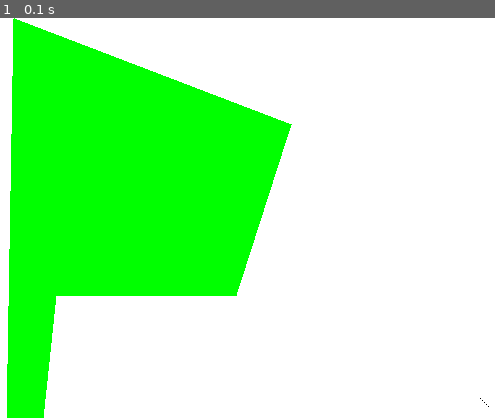
Above: before the commit, frame 1.
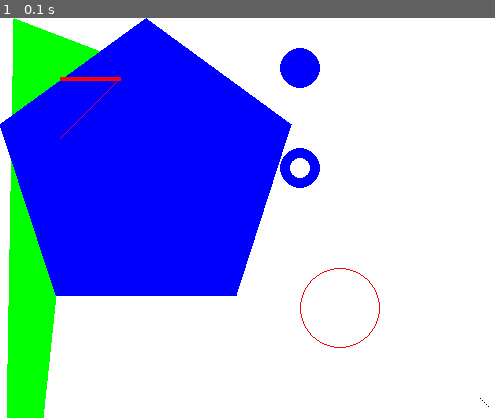
Above: after the commit, the same moment.

Repository: mikemike112-1/cn
Game: pygame game, started from Activity 2/main.py
The game is run twice, just before and just after one commit, with the same random seed, the same clock (stepped at 60 frames per second) and the same inputs.
Inputs:
- Up to frame 1 (0.1 s): no input

The runs differ from the first frame. In frame 1, 30% of the frame differs, in the area x 0-77%, y 0-83%.

Commit message:
activity 3 done

Diff:
--- a/Activity 2/main.py
+++ b/Activity 2/main.py
@@ -2,12 +2,26 @@
 #they choose the color of the shape and then they choose the shape
 #do that directly after and it can be 2 separate games so they
 #feel the accomplishment
-import pygame, sys
+
+# this game is going to be a 2 part thing.
+# first they create the game based on the steps and then
+# they remix it based on what they learn and do their own
+# thing
+
+# so actually have this be the second part of part 1 so that they
+# can test while they are creating the shapes. show them where the
+# code goes then have them put it there
+
+#import statements
+import pygame
+import sys
 from pygame.locals import *
 
+# this will initialize your pygame functions and code
+# pieces and assets you will use in your program
 pygame.init()
 
-# set up the window
+# creating your window
 DISPLAYSURF = pygame.display.set_mode((500, 400), 0, 32)
 pygame.display.set_caption('Drawing')
 
@@ -19,16 +33,71 @@
 GREEN = (  0, 255,   0)
 BLUE = (  0,   0, 255)
 
-# draw on the surface object
+# here we can modify DISPLAYSURF to have a different background
+# color
+# You can try colors like:
+# RED, ORANGE, YELLOW, GREEN, BLUE, PURPLE
 DISPLAYSURF.fill(WHITE)
+
+# now you are going to draw different shapes on the screen
+# the first one we will draw is a "polygon"
+# to do so, follow thses steps
+# step 1:
+# pygame.draw
+# this tells pygame that we want access to the draw library
+# step 2:
+# pygame.draw.polygon()
+# this tells pygame that we want to draw a polygon
+# "polygon" simply refers to a shape with many sides
+# step 3:
+# pygame.draw.polygon(DISPLAYSURF)
+# DISPLAYSURF is here because it is telling the program where we
+# want the shape to be drawn on top of
+# step 4:
+# add in the color as the next parameter
+# pygame.draw.polygon(DISPLAYSURF, GREEN)
+# step 5:
+# add in your first point here. you need at least 3 points in
+# order to form the most basic shape, a triangle
+pygame.draw.polygon(DISPLAYSURF, GREEN, ((14, 0), (291, 106), (236, 277)))
+
+#now we can create a polygon with 4 points
+pygame.draw.polygon(DISPLAYSURF, GREEN, ((14, 0), (291, 106), (236, 277), (56, 277)))
+
+# and then 5 points
 pygame.draw.polygon(DISPLAYSURF, GREEN, ((14, 0), (291, 106), (236, 277), (56, 277), (0, 806)))
 
-#pygame.draw.polygon(DISPLAYSURF, GREEN, ((146, 0), (291, 106), (236, 277), (56, 277), (0, 106)))
-# pygame.draw.line(DISPLAYSURF, BLUE, (60, 60), (120, 60), 4)
-# pygame.draw.line(DISPLAYSURF, BLUE, (120, 60), (60, 120))
-# pygame.draw.line(DISPLAYSURF, BLUE, (60, 120), (120, 120), 4)
-# pygame.draw.circle(DISPLAYSURF, BLUE, (300, 50), 20, 0)
-# pygame.draw.ellipse(DISPLAYSURF, RED, (300, 250, 40, 80), 1)
+# practice by drawing this one as well, with a different color
+pygame.draw.polygon(DISPLAYSURF, BLUE, ((146, 0), (291, 106), (236, 277), (56, 277), (0, 106)))
+
+# now you will draw a line
+# it is very similar to the polygon with just a few differences
+# instead of using ".polygon", you will use ".line"
+# instead of having unlimited points, like a polygon
+# this one can only have 2 points because lines only have 2 points
+# the start and the end
+# the last number "4" is the width of the line and you can change to whatever you want
+pygame.draw.line(DISPLAYSURF, RED, (60, 60), (120, 60), 4)
+
+# practice by drawing another line
+# this time this one does not have a number at the end, it will default to having a width of 1
+pygame.draw.line(DISPLAYSURF, RED, (120, 60), (60, 120))
+
+# now we are going to make a circle
+# this one has one coordinate which is showing where the circle will go
+# the number "20" is showing what the size of the circle should be
+# the number 0 is a placeholder that will allow you make a hole in your circle later
+pygame.draw.circle(DISPLAYSURF, BLUE, (300, 50), 20, 0)
+
+# let's make another circle, this one with a hole in the middle
+pygame.draw.circle(DISPLAYSURF, BLUE, (300, 150), 20, 10)
+
+# now let's draw an ellipse
+# an ellipse is basically like an oval
+# notice how it takes 4 numbers instead of 2 for the coordinates
+pygame.draw.ellipse(DISPLAYSURF, RED, (300, 250, 80, 80), 1)
+
+
 # pygame.draw.rect(DISPLAYSURF, RED, (200, 150, 100, 50))
 pixObj = pygame.PixelArray(DISPLAYSURF)
 pixObj[480][380] = BLACK
--- a/Activity 3/main.py
+++ b/Activity 3/main.py
@@ -1,3 +1,18 @@
+# activity 3
+# learning objectives:
+#   - import
+#   - pygame
+#   - sys
+#   - pygame.locals
+#   - import *
+#   - whileTrue
+#   - indentation
+#   - if
+#   - loading in images
+#   - animation
+#   - fps
+#   - updating the display
+
 import pygame, sys
 from pygame.locals import *
 pygame.init()
@@ -5,15 +20,24 @@
 fpsClock = pygame.time.Clock()
 # set up the window
 DISPLAYSURF = pygame.display.set_mode((400, 300), 0, 32)
+# text that shows up at the top when the game begins
 pygame.display.set_caption('Animation')
 WHITE = (255, 255, 255)
+# loading in the image that we imported in
+### MAKE SURE YOU CHANGE THE FILE NAME TO THE NAME OF YOUR IMAGE!!
 catImg = pygame.image.load('cat.png')
+# setting up variables that will be used to set the coordinates of the image
 catx = 10
 caty = 10
+# the "direction" variable will be used to change the direction our image moves in
 direction = 'right'
 
 while True: # the main game loop
+    # makes the background color to white
     DISPLAYSURF.fill(WHITE)
+    # conditional statements that check what the current direction is
+    # the goal of the game is to make our image float around in a square like pattern
+    # so, once our image "hits" a certain corner, we change the direction to the next movement
     if direction == 'right':
         catx += 5
         if catx == 280:
@@ -30,10 +54,21 @@
         caty -= 5
         if caty == 10:
             direction = 'right'
+    # the blit functon allows our image to show up on our gui(graphical user interface)
+    # we first pass in the image & then the x and y coordinates
     DISPLAYSURF.blit(catImg, (catx, caty))
+    # this for loop is used to check what the current event is
+    # once the user quits out of the gui, it allows the gui to exit and close nicely
     for event in pygame.event.get():
         if event.type == QUIT:
             pygame.quit()
             sys.exit()
+    # the update() function is used to update the gui
     pygame.display.update()
+    # FPS: frames per second
+    # fps can be used to set up how many frames the user will see
+    # the higher amount of frames => the screen will be updated more frequently
+    # the lower amount of frames => can lead to the user missing out on certain frames / actions
+    # for example when playing games, you want a higher fps, that way the user is able to see the actions
+    # faster and more frequently
     fpsClock.tick(FPS)
--- /dev/null
+++ b/Activity 3/sensei.py
@@ -0,0 +1,38 @@
+import pygame, sys
+from pygame.locals import *
+pygame.init()
+FPS = 30
+fpsClock = pygame.time.Clock()
+DISPLAYSURF = pygame.display.set_mode((800, 800), 0, 32)
+pygame.display.set_caption('Animation')
+WHITE = (255, 255, 255)
+catImg = pygame.image.load('dinoNugg.jpeg')
+catx = 10
+caty = 10
+direction = 'right'
+
+while True: # the main game loop
+    DISPLAYSURF.fill(WHITE)
+    if direction == 'right':
+        catx += 5
+        if catx == 280:
+            direction = 'down'
+    elif direction == 'down':
+        caty += 5
+        if caty == 220:
+            direction = 'left'
+    elif direction == 'left':
+        catx -= 5
+        if catx == 10:
+            direction = 'up'
+    elif direction == 'up':
+        caty -= 5
+        if caty == 10:
+            direction = 'right'
+    DISPLAYSURF.blit(catImg, (catx, caty))
+    for event in pygame.event.get():
+        if event.type == QUIT:
+            pygame.quit()
+            sys.exit()
+    pygame.display.update()
+    fpsClock.tick(FPS)
